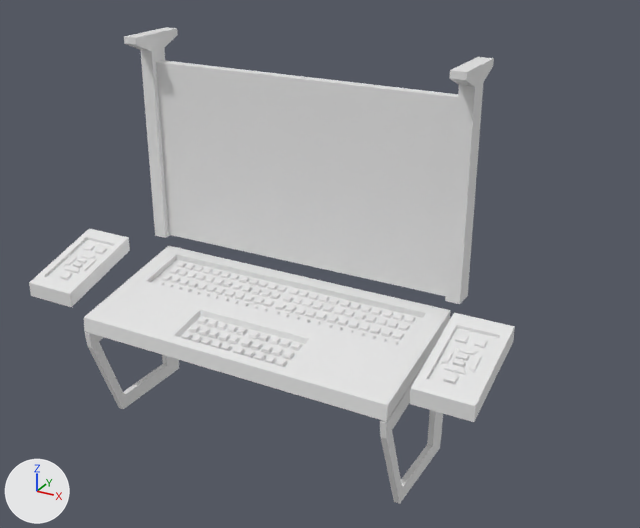
A saved change to the FBX model 이상호/Model/MapSource/sci_etc_set2/computer.FBX.
Rendered twice from a 50 mm lens placed at (1.45, -2.29, 1.2), pointed at (0.1, 0.17, -0.04). The lights are fixed; the arrows at lower left show +X, +Y and +Z. Where no turn or scale is listed for an object, it has been applied to the vertices.

Names of what the first picture shows: 'computer'.
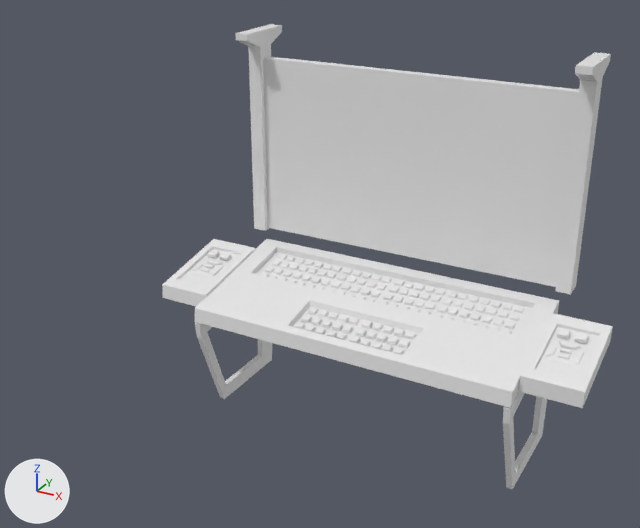
Boxes (x1, y1, x2, y2) around the edits, measured in the pictures (640 x 528 px; the box of a moved part takes in the faces that stretch with it):
'computer', reshaped, moved (7% narrower)
    before: (29, 27, 515, 504)
    after: (162, 24, 613, 489)
part 1 of me_mesh, moved or reshaped
    before: (410, 313, 515, 422)
    after: (519, 313, 613, 408)
part 2 of me_mesh, moved or reshaped
    before: (440, 348, 454, 365)
    after: (546, 344, 557, 357)
part 3 of me_mesh, moved or reshaped
    before: (456, 346, 479, 355)
    after: (558, 341, 581, 350)
part 4 of me_mesh, moved or reshaped
    before: (469, 357, 482, 373)
    after: (574, 351, 585, 365)
part 5 of me_mesh, moved or reshaped
    before: (444, 365, 467, 375)
    after: (551, 358, 571, 366)
part 6 of me_mesh, moved or reshaped
    before: (453, 359, 466, 367)
    after: (557, 353, 570, 360)
part 7 of me_mesh, moved or reshaped
    before: (455, 333, 470, 344)
    after: (560, 348, 572, 355)
part 8 of me_mesh, moved or reshaped
    before: (456, 353, 469, 361)
    after: (551, 366, 564, 373)
part 9 of me_mesh, moved or reshaped
    before: (473, 338, 488, 348)
    after: (556, 329, 571, 339)
part 10 of me_mesh, moved or reshaped
    before: (443, 372, 459, 384)
    after: (574, 333, 589, 344)
part 11 of me_mesh, deleted
    before: (60, 244, 107, 280)
part 12 of me_mesh, built on
    before: (29, 228, 130, 307)
    after: (162, 239, 255, 306)

The change, as a diff of the scene's bpy script:
```diff
--- a/이상호/Model/MapSource/sci_etc_set2/computer.FBX.py
+++ b/이상호/Model/MapSource/sci_etc_set2/computer.FBX.py
@@ me_mesh @@
 # used by ob_computer; location = (0.0, 0.0, 0.0)
-me_mesh.from_pydata(...)  # 3744 vertices, 3014 faces; spans x -0.88..0.82, y -0.25..0.37, z -0.68..0.68
+me_mesh.from_pydata(...)  # 3744 vertices, 3014 faces; spans x -0.82..0.75, y -0.25..0.37, z -0.68..0.68
+# me_mesh part 1: the loose piece of 16 vertices spanning x 0.62..0.82, y -0.24..0.09, z -0.21..-0.06 is turned -5.8 degrees about the x axis through its middle, then moved by (-0.06, 0.06, -0.07)
+# me_mesh part 2: the loose piece of 24 vertices spanning x 0.66..0.68, y -0.11..-0.04, z -0.14..-0.11 is moved by (-0.06, 0.06, -0.07)
+# me_mesh part 3: the loose piece of 24 vertices spanning x 0.68..0.75, y -0.05..-0.03, z -0.12..-0.11 is moved by (-0.06, 0.06, -0.07)
+# me_mesh part 4: the loose piece of 24 vertices spanning x 0.74..0.77, y -0.11..-0.04, z -0.14..-0.11 is moved by (-0.06, 0.06, -0.07)
+# me_mesh part 5: the loose piece of 24 vertices spanning x 0.67..0.75, y -0.13..-0.11, z -0.14..-0.13 is moved by (-0.06, 0.06, -0.07)
+# me_mesh part 6: the loose piece of 24 vertices spanning x 0.69..0.73, y -0.1..-0.08, z -0.13..-0.12 is moved by (-0.06, 0.06, -0.07)
+# me_mesh part 7: the loose piece of 24 vertices spanning x 0.66..0.7, y -0.01..0.02, z -0.11..-0.09 is moved by (-0.03, -0.01, -0.09)
+# me_mesh part 8: the loose piece of 24 vertices spanning x 0.69..0.73, y -0.07..-0.06, z -0.13..-0.11 is moved by (-0.06, -0.03, -0.09)
+# me_mesh part 9: the loose piece of 24 vertices spanning x 0.72..0.76, y -0.01..0.02, z -0.11..-0.09 is moved by (-0.12, 0.06, -0.07)
+# me_mesh part 10: the loose piece of 24 vertices spanning x 0.69..0.73, y -0.17..-0.14, z -0.15..-0.13 is moved by (-0.03, 0.22, -0.02)
+# me_mesh part 11: 9 loose pieces with 216 vertices, spanning x -0.83..-0.73, y -0.17..0.02, z -0.15..-0.09, are deleted
+# me_mesh part 12: 16 vertices removed from x -0.88..-0.69, y -0.24..0.09, z -0.21..-0.06; 232 vertices added at x -0.82..-0.62, y -0.19..0.16, z -0.26..-0.15
@@ ob_computer @@
 ob_computer = bpy.data.objects.new('computer', me_mesh)
-ob_computer.location = (0.0, 0.0, 0.0)
+ob_computer.location = (0.299, 0.249, 0.0)
```
